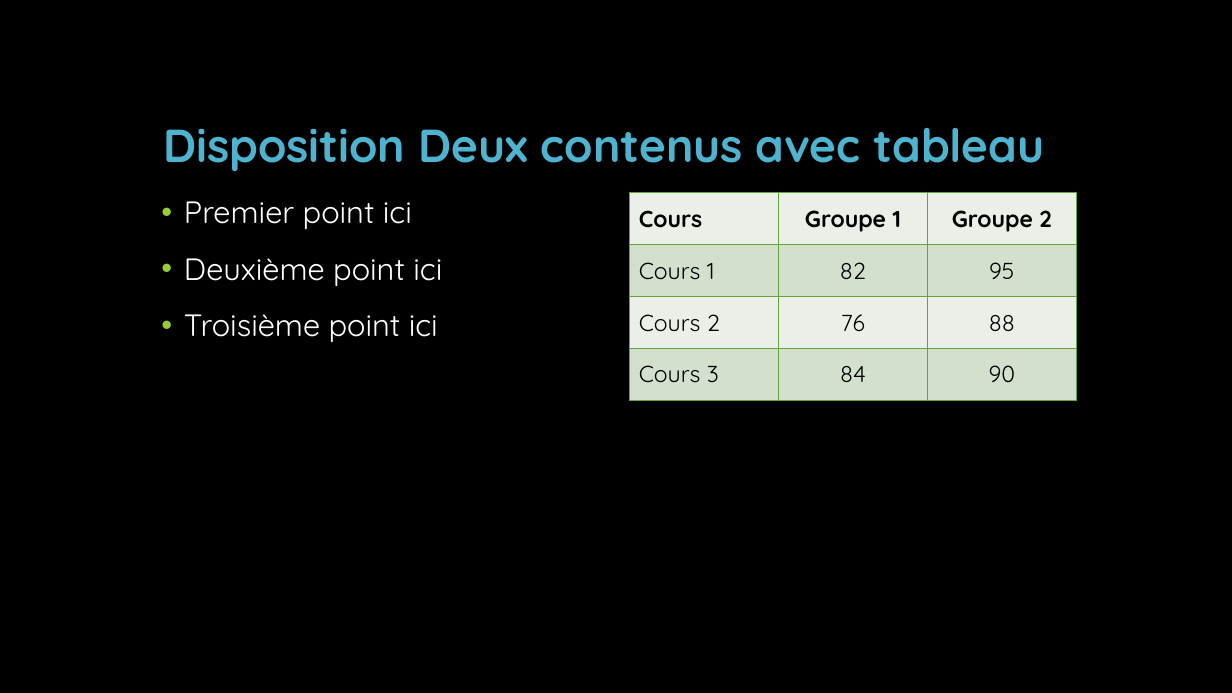
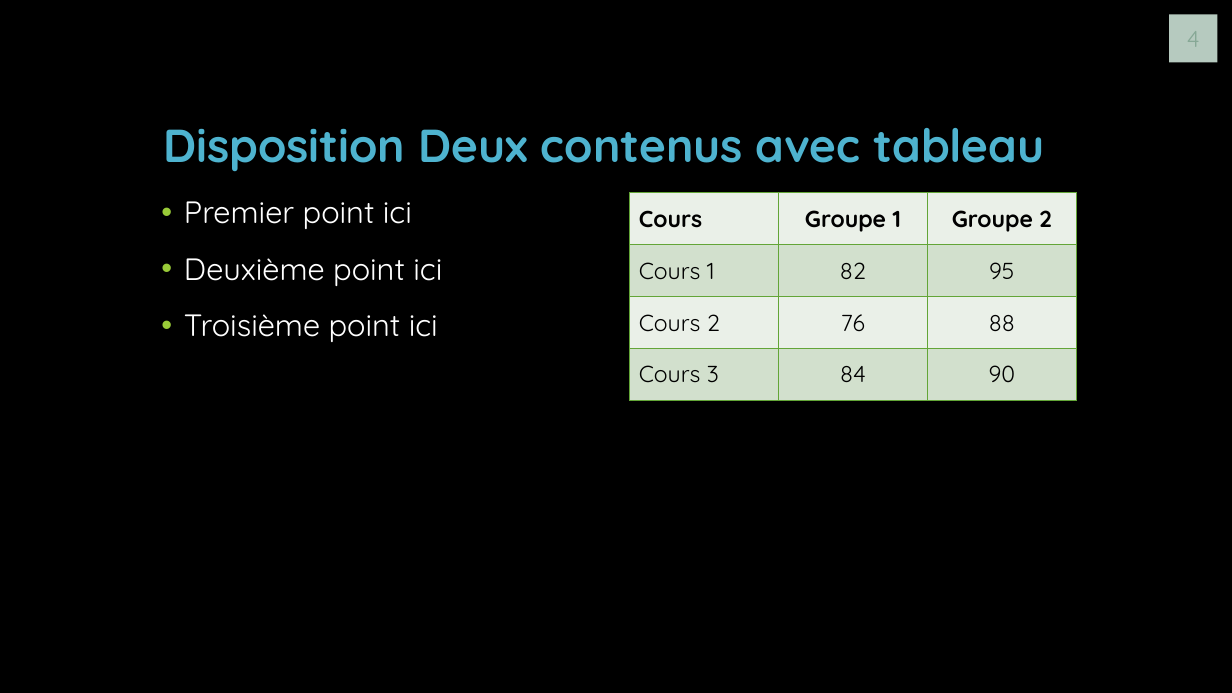
Before and after one commit to J0rg321/Serveur_Fichiers_ICT-123, a slide deck: slide 4 of SERVEUR ET FICHIERS D’IMPRESSION.pptx. Drawn at 1232x693 pixels with LibreOffice and Linux fonts; fonts in the diff are those of the drawing; background and template pictures are left out. Boxes give left, top, right and bottom in pixels: in the first picture for what was removed or moved away, otherwise in the second. Text is boxed around its words. In the diff, an @@ line names an element or a change of style, - is before the commit and + after.

```diff
--- a/SERVEUR ET FICHIERS D’IMPRESSION.pptx
+++ b/SERVEUR ET FICHIERS D’IMPRESSION.pptx
@@ page number added at [1169, 15, 1217, 63], fill #B6CABF, 18 pt, text #87A896 @@
+4
```
Also in this commit, not shown: 4 other slides changed.
